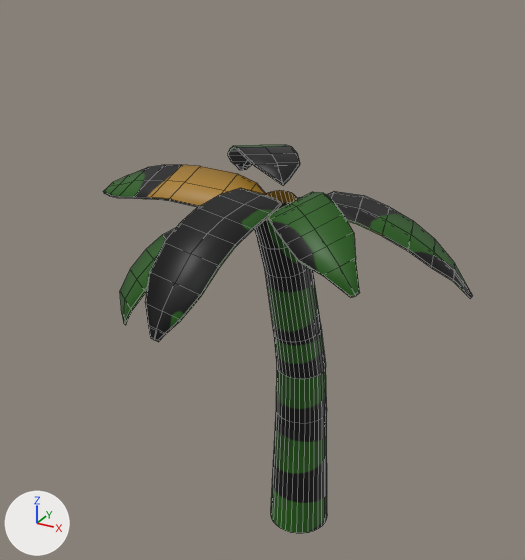
Two versions of the FBX model Assets/Prototype/Models/Environment/Trees/SabalPalm2.fbx, one commit apart.
One viewpoint serves both versions: a 50 mm lens placed at (77.7, -143.6, 147.0), pointed at (-4.3, 5.5, 72.5). Arrows for +X, +Y and +Z are at lower left; the lights stay in place. Mesh edges are drawn as thin lines.

Names of what the first picture shows: 'PalmTree3'.
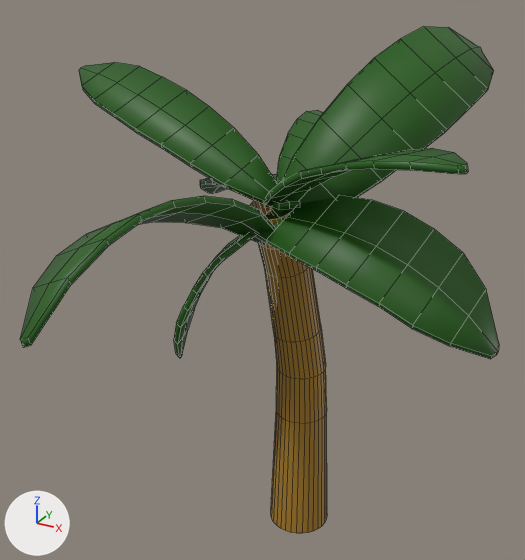
What differs and where, as boxes [x1, y1, x2, y2] in the pictures (525 x 560 px):
'PalmTree3', reshaped (30% wider, 31% taller): before [103, 145, 472, 533]; after [20, 26, 499, 533]
part 1 of me_cylinder, added (green): after [270, 26, 494, 215]
part 2 of me_cylinder, added (green): after [264, 148, 468, 208]
part 3 of me_cylinder, added (green): after [20, 196, 274, 348]
part 4 of me_cylinder, added: after [200, 174, 300, 210]
part 5 of me_cylinder, added (green): after [79, 62, 278, 205]
part 6 of me_cylinder, added (green): after [256, 195, 499, 359]
part 7 of me_cylinder, added (green): after [174, 234, 254, 358]
part 8 of me_cylinder, cut back: before [103, 145, 472, 342]; after [277, 110, 323, 184]
part 9 of me_cylinder, surface changed: [258, 220, 327, 533] in both

The change in detail:
me_cylinder is used by ob_palmtree3; location (0.0, 0.0, 0.0).
me_cylinder had 608 vertices, 562 faces and spanned x -54.0..46.3, y -37.5..42.0, z -6.1..102.8.
me_cylinder now has 656 vertices, 608 faces and spans x -66.1..56.2, y -64.9..65.8, z -6.1..132.3.
me_cylinder part 1: a new loose piece of 54 vertices spanning x -0.8..38.7, y 1.6..65.8, z 87.9..132.3, in mat_material (picture img_sabalpalm1_png).
me_cylinder part 2: a new loose piece of 54 vertices spanning x -1.0..49.9, y -23.5..4.3, z 94.1..115.3, in mat_material (picture img_sabalpalm1_png).
me_cylinder part 3: a new loose piece of 54 vertices spanning x -23.8..5.1, y -64.9..0.5, z 83.8..104.4, in mat_material (picture img_sabalpalm1_png).
me_cylinder part 4: a new loose piece of 54 vertices spanning x -46.9..7.3, y -1.3..48.7, z 77.8..96.0, in mat_material (picture img_sabalpalm1_png).
me_cylinder part 5: a new loose piece of 54 vertices spanning x -66.1..2.6, y -5.0..15.9, z 95.4..122.1, in mat_material (picture img_sabalpalm1_png).
me_cylinder part 6: a new loose piece of 54 vertices spanning x -3.9..56.2, y -16.1..6.1, z 69.6..98.1, in mat_material (picture img_sabalpalm1_png).
me_cylinder part 7: a new loose piece of 54 vertices spanning x -22.7..-1.0, y -15.4..4.5, z 53.1..89.4, in mat_material (picture img_sabalpalm1_png).
me_cylinder part 8: 4 vertices moved from x -30.8..-30.0, y 40.4..41.3, z 89.4..91.5 to x 2.2..3.8, y 49.0..55.8, z 93.1..101.9; 380 vertices removed from x -54.0..46.3, y -37.5..42.0, z 66.2..102.8; 50 vertices added at x -5.0..15.2, y 5.1..55.2, z 92.8..111.0.
me_cylinder part 9: 192 kept faces spanning x -5.5..12.1, y -3.3..22.5, z -6.1..96.3 get new texture (UV) coordinates.
